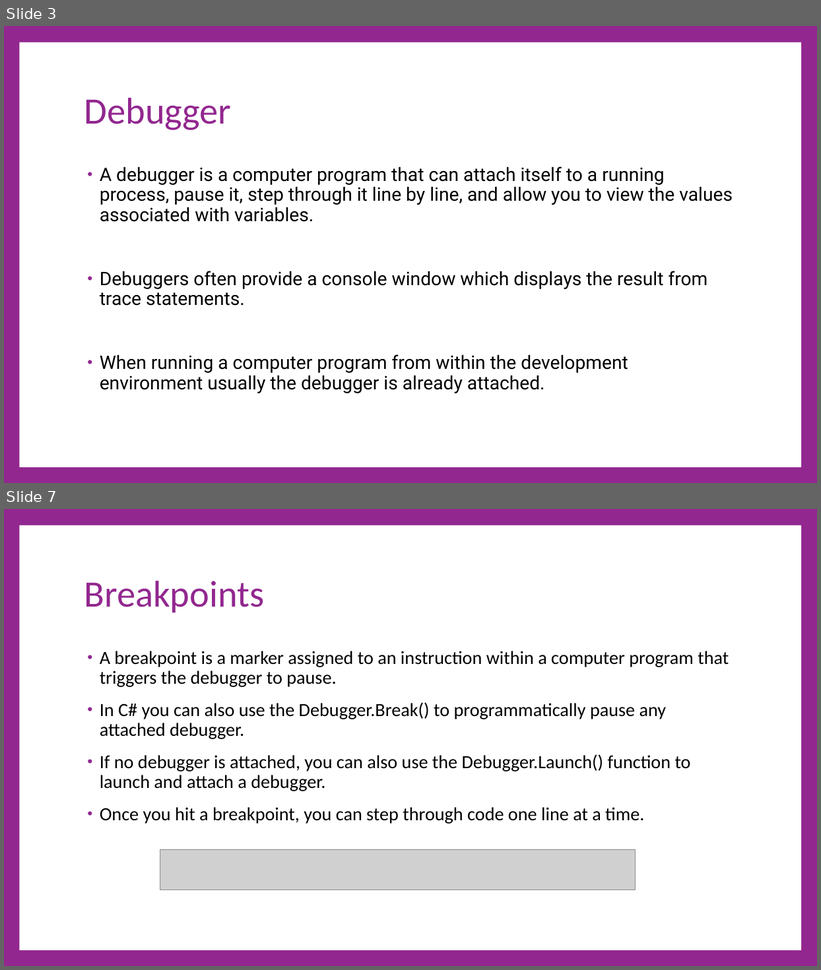
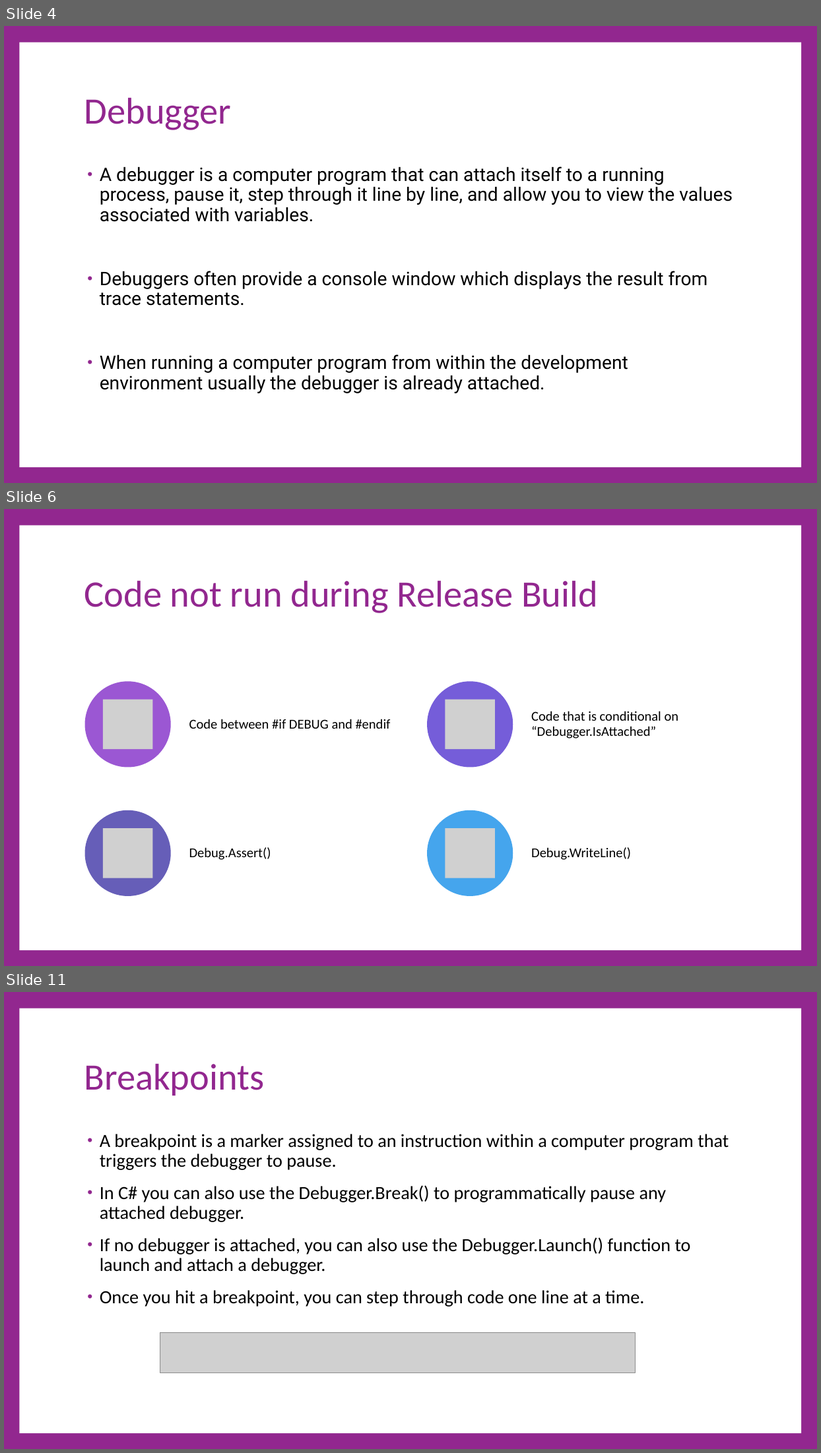
Before and after one commit to cdiggins/cs321, a slide deck: class-notes/cs321-winter-2023-lecture-6-debugging.pptx. Shown one above the other, each under a label of ours: slides 3 and 7 before the commit, slides 4, 6 and 11 after it; the slides between them are not shown. The pictures are 821x970 and 821x1453 pixels, drawn with LibreOffice and Linux fonts; fonts in the diff are those of the drawing; grey boxes stand for pictures. Boxes give left, top, right and bottom in pixels: in the first picture for what was removed or moved away, otherwise in the second. Text is boxed around its words. In the diff, an @@ line names an element or a change of style, - is before the commit and + after.

```diff
--- a/class-notes/cs321-winter-2023-lecture-6-debugging.pptx
+++ b/class-notes/cs321-winter-2023-lecture-6-debugging.pptx
@@ slide 6 added at [4, 509, 817, 966], background #92278F; not listed: 1 template element that a slide beside it also shows @@
@@ title added at [85, 580, 598, 613], 66 pt, text #92278F @@
+Code not run during Release Build
@@ group added at [85, 681, 679, 896]: 4 ellipses, 4 pictures, 4 texts @@
+Code between #if DEBUG and #endif
+Code that is conditional on “Debugger.IsAttached”
+Debug.Assert()
+Debug.WriteLine()
@@ what was slide 3 is now slide 4 @@
@@ what was slide 7 is now slide 11 @@
```
Also in this commit, not shown: 6 slides changed, 10 other slides added, 16 other files.
